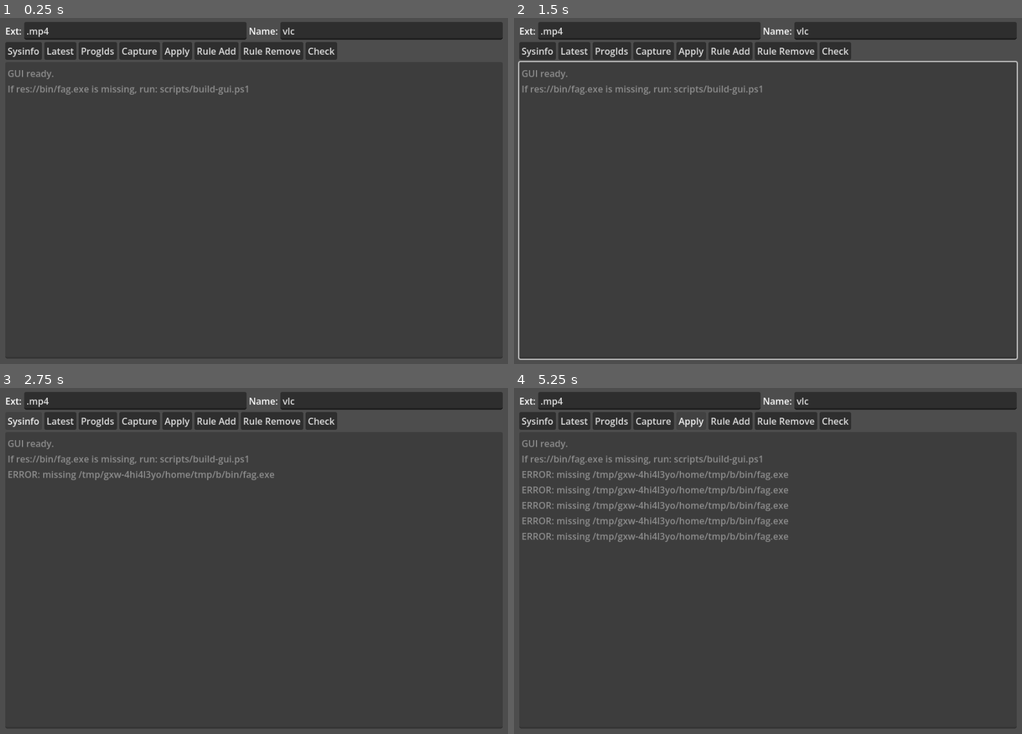
Above: before the commit, frames 1-4 (two rows, left to right).
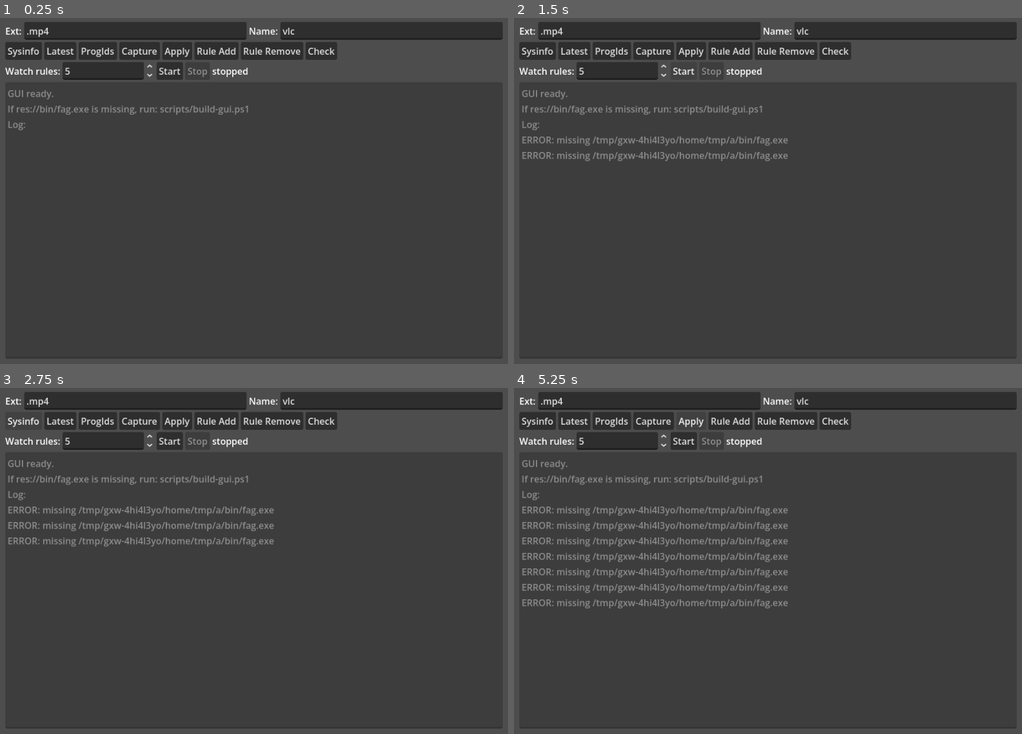
Above: after the commit, the same moments.

Repository: lemonhall/FileAssocGuard
Game: Godot game, scene res://main.tscn
Same seed, same stepped clock (60 frames per second), same inputs: the game is played once before the commit and once after it.
Inputs (mouse positions are in pixels of both pictures, inside the frame that each line leads up to):
- Up to frame 1 (0.25 s): no input
- Up to frame 2 (1.5 s): click (681, 69) at 0.5 s, where only the run after the commit has a clickable "Start"; click (681, 69) at 1.25 s, where only the run after the commit has a clickable "Start"
- Up to frame 3 (2.75 s): click "Sysinfo" at 2 s
- Up to frame 4 (5.25 s): click "Latest" at 2.75 s; click "ProgIds" at 3.5 s; click "Capture" at 4.25 s; click "Apply" at 5 s

The runs differ from the first frame. In frame 1, 1.3% of the frame differs, in the area x 1-49%, y 13-33%; in frame 2, 3.6%; in frame 3, 3.1%; in frame 4, 6.6%, in the area x 1-54%, y 13-64%.

Commit message:
feat(gui): start/stop watch-rules and tail guard.log

Diff:
--- a/apps/gui/Main.gd
+++ b/apps/gui/Main.gd
@@ -5,6 +5,15 @@
 @onready var ext_edit: LineEdit = $VBox/Row/Ext
 @onready var name_edit: LineEdit = $VBox/Row/Name
 @onready var output: TextEdit = $VBox/Output
+@onready var interval_spin: SpinBox = $VBox/WatchRow/Interval
+@onready var start_watch_btn: Button = $VBox/WatchRow/BtnStartWatch
+@onready var stop_watch_btn: Button = $VBox/WatchRow/BtnStopWatch
+@onready var watch_status: Label = $VBox/WatchRow/WatchStatus
+
+var _watch_pid: int = -1
+var _log_path: String = ""
+var _log_offset: int = 0
+var _poll_timer: Timer
 
 func _ready() -> void:
 	$VBox/Row2/BtnSysinfo.pressed.connect(_on_sysinfo)
@@ -15,9 +24,20 @@
 	$VBox/Row2/BtnAddRule.pressed.connect(_on_rule_add)
 	$VBox/Row2/BtnRemoveRule.pressed.connect(_on_rule_remove)
 	$VBox/Row2/BtnCheck.pressed.connect(_on_check)
+	start_watch_btn.pressed.connect(_on_start_watch_rules)
+	stop_watch_btn.pressed.connect(_on_stop_watch_rules)
+
+	_log_path = _default_log_path()
+	_poll_timer = Timer.new()
+	_poll_timer.wait_time = 0.5
+	_poll_timer.one_shot = false
+	_poll_timer.timeout.connect(_on_poll)
+	add_child(_poll_timer)
+	_poll_timer.start()
 
 	_write("GUI ready.")
 	_write("If res://bin/fag.exe is missing, run: scripts/build-gui.ps1")
+	_write("Log: " + _log_path)
 
 func _on_sysinfo() -> void:
 	_run_and_show(["sysinfo"])
@@ -43,6 +63,85 @@
 func _on_check() -> void:
 	_run_and_show(["check"])
 
+func _on_start_watch_rules() -> void:
+	if _is_watch_running():
+		_write("Watch already running (pid=" + str(_watch_pid) + ")")
+		return
+
+	var exe := ProjectSettings.globalize_path(FAG_EXE)
+	if !FileAccess.file_exists(exe):
+		_write("ERROR: missing " + exe)
+		return
+
+	var interval := int(interval_spin.value)
+	if interval <= 0:
+		interval = 5
+
+	var args: PackedStringArray = ["watch-rules", "--interval", str(interval)]
+	var pid := OS.create_process(exe, args, false)
+	if pid <= 0:
+		_write("ERROR: failed to start watch-rules")
+		return
+
+	_watch_pid = pid
+	_update_watch_ui()
+	_write("$ " + exe + " " + " ".join(args))
+	_write("started pid=" + str(_watch_pid))
+
+func _on_stop_watch_rules() -> void:
+	if !_is_watch_running():
+		_watch_pid = -1
+		_update_watch_ui()
+		_write("Watch already stopped.")
+		return
+
+	OS.kill(_watch_pid)
+	_write("stopped pid=" + str(_watch_pid))
+	_watch_pid = -1
+	_update_watch_ui()
+
+func _on_poll() -> void:
+	_update_watch_ui()
+	_tail_log()
+
+func _update_watch_ui() -> void:
+	var running := _is_watch_running()
+	start_watch_btn.disabled = running
+	stop_watch_btn.disabled = !running
+	watch_status.text = "running (pid=" + str(_watch_pid) + ")" if running else "stopped"
+
+func _is_watch_running() -> bool:
+	return _watch_pid > 0 and OS.is_process_running(_watch_pid)
+
+func _tail_log() -> void:
+	if _log_path.is_empty():
+		return
+	if !FileAccess.file_exists(_log_path):
+		return
+
+	var f := FileAccess.open(_log_path, FileAccess.READ)
+	if f == null:
+		return
+
+	var size := f.get_length()
+	if _log_offset > size:
+		_log_offset = 0
+	f.seek(_log_offset)
+	var text := f.get_as_text()
+	_log_offset = f.get_position()
+	if text.is_empty():
+		return
+	for line in text.split("\n", false):
+		if line.strip_edges().is_empty():
+			continue
+		_write("[log] " + line)
+
+func _default_log_path() -> String:
+	var appdata := OS.get_environment("APPDATA")
+	if appdata.is_empty():
+		return ""
+	return appdata.path_join("FileAssocGuard").path_join("guard.log")
+
 func _run_and_show(args: Array[String]) -> void:
 	var exe := ProjectSettings.globalize_path(FAG_EXE)
 	if !FileAccess.file_exists(exe):
@@ -66,3 +165,9 @@
 func _write(line: String) -> void:
 	output.text += line + "\n"
 	output.scroll_vertical = output.get_line_count()
+
+func _notification(what: int) -> void:
+	if what == NOTIFICATION_WM_CLOSE_REQUEST:
+		if _is_watch_running():
+			OS.kill(_watch_pid)
+		get_tree().quit()
--- a/apps/gui/main.tscn
+++ b/apps/gui/main.tscn
@@ -59,6 +59,29 @@
 [node name="BtnCheck" type="Button" parent="VBox/Row2"]
 text = "Check"
 
+[node name="WatchRow" type="HBoxContainer" parent="VBox"]
+
+[node name="WatchLabel" type="Label" parent="VBox/WatchRow"]
+text = "Watch rules:"
+
+[node name="Interval" type="SpinBox" parent="VBox/WatchRow"]
+custom_minimum_size = Vector2(160, 0)
+min_value = 1.0
+max_value = 3600.0
+step = 1.0
+value = 5.0
+
+[node name="BtnStartWatch" type="Button" parent="VBox/WatchRow"]
+text = "Start"
+
+[node name="BtnStopWatch" type="Button" parent="VBox/WatchRow"]
+text = "Stop"
+disabled = true
+
+[node name="WatchStatus" type="Label" parent="VBox/WatchRow"]
+size_flags_horizontal = 3
+text = "stopped"
+
 [node name="Output" type="TextEdit" parent="VBox"]
 size_flags_vertical = 3
 placeholder_text = "Output..."
--- a/apps/gui/project.godot
+++ b/apps/gui/project.godot
@@ -1,12 +1,20 @@
 ; Engine configuration file.
-; Format: Godot 4.x
+; It's best edited using the editor UI and not directly,
+; since the parameters that go here are not all obvious.
+;
+; Format:
+;   [section] ; section goes between []
+;   param=value ; assign values to parameters
 
 config_version=5
 
 [application]
+
 config/name="FileAssocGuard"
 run/main_scene="res://main.tscn"
+config/features=PackedStringArray("4.6")
 
 [display]
+
 window/size/viewport_width=900
 window/size/viewport_height=620
Not shown, changed: .gitignore
